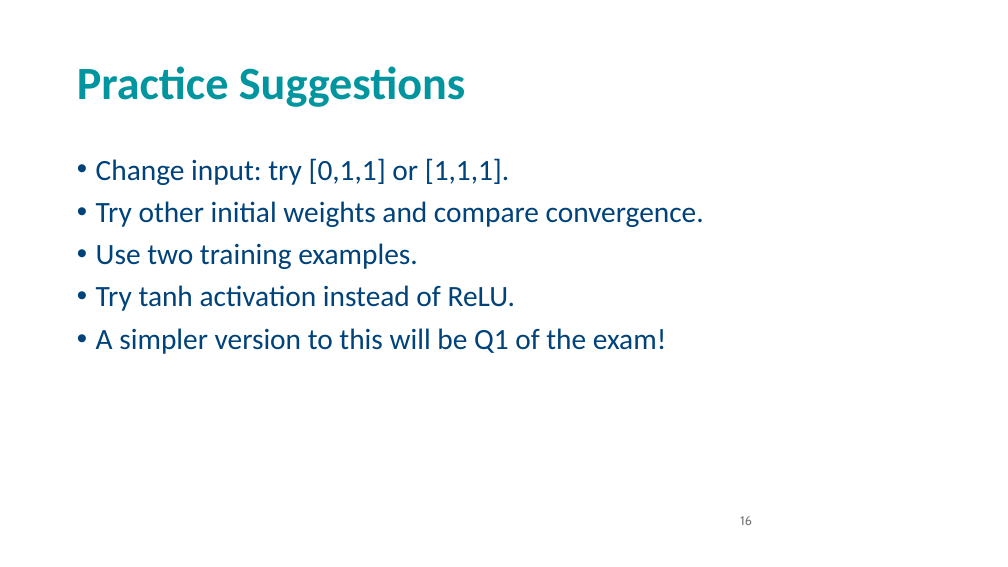
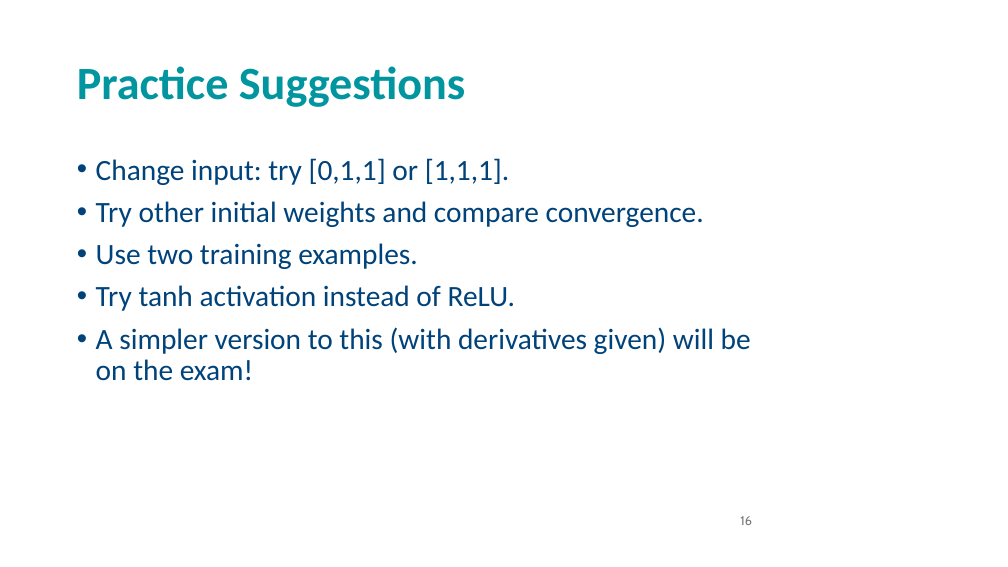
Before and after one commit to andrewcparnell/STAT41130, a slide deck: slide 16 of slides/day 2/D2C1_ANN.pptx. Drawn at 1008x567 pixels with LibreOffice and Linux fonts; fonts in the diff are those of the drawing; background and template pictures are left out. Boxes give left, top, right and bottom in pixels: in the first picture for what was removed or moved away, otherwise in the second. Text is boxed around its words. In the diff, an @@ line names an element or a change of style, - is before the commit and + after.

```diff
--- a/slides/day 2/D2C1_ANN.pptx
+++ b/slides/day 2/D2C1_ANN.pptx
@@ text at <box>96,327,751,381</box>: text changed @@
-• A simpler version to this will be Q1 of the exam!
+• A simpler version to this (with derivatives given) will be on the exam!
```
Also in this commit, not shown: 1 other slide changed, 2 other files.
